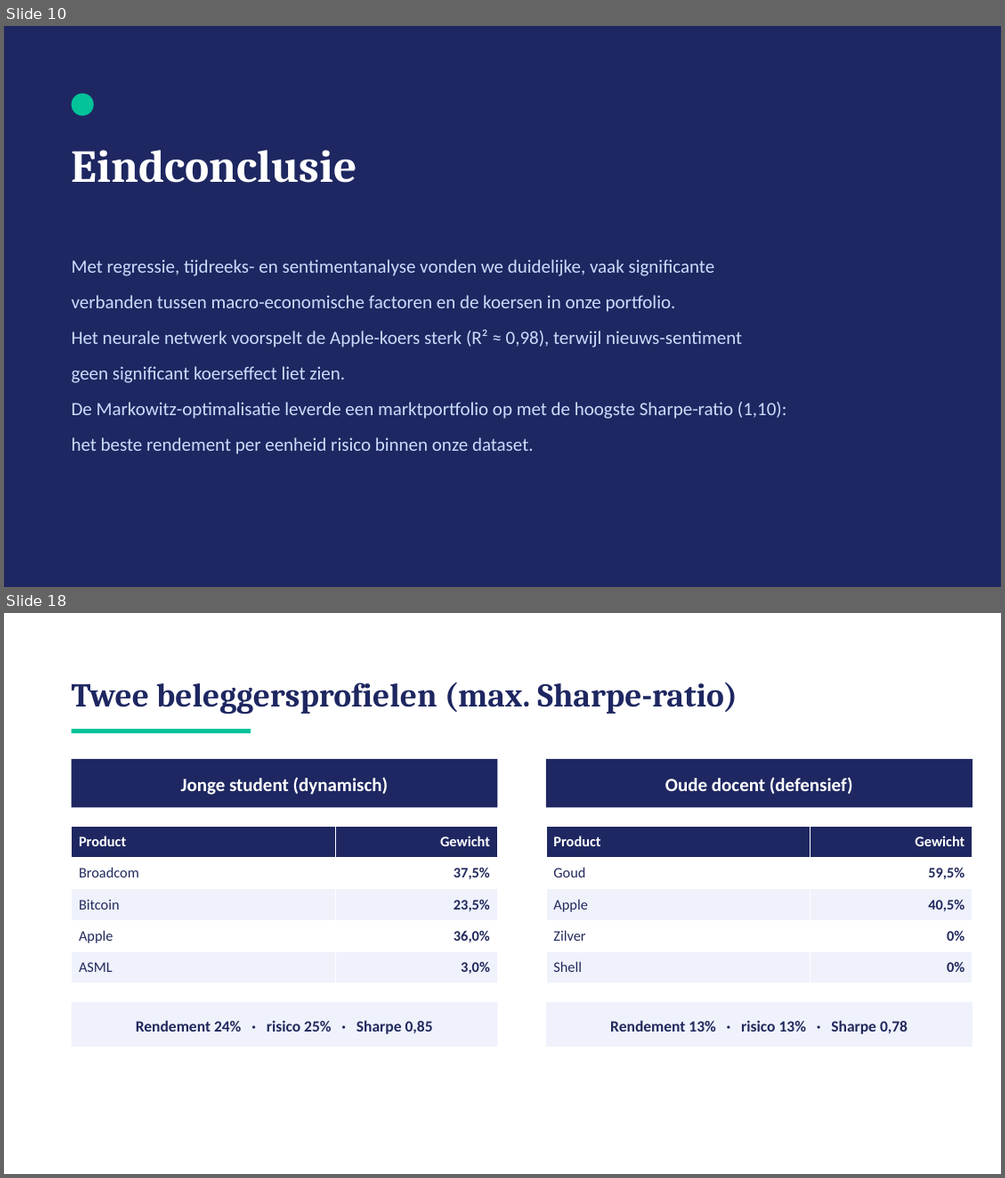
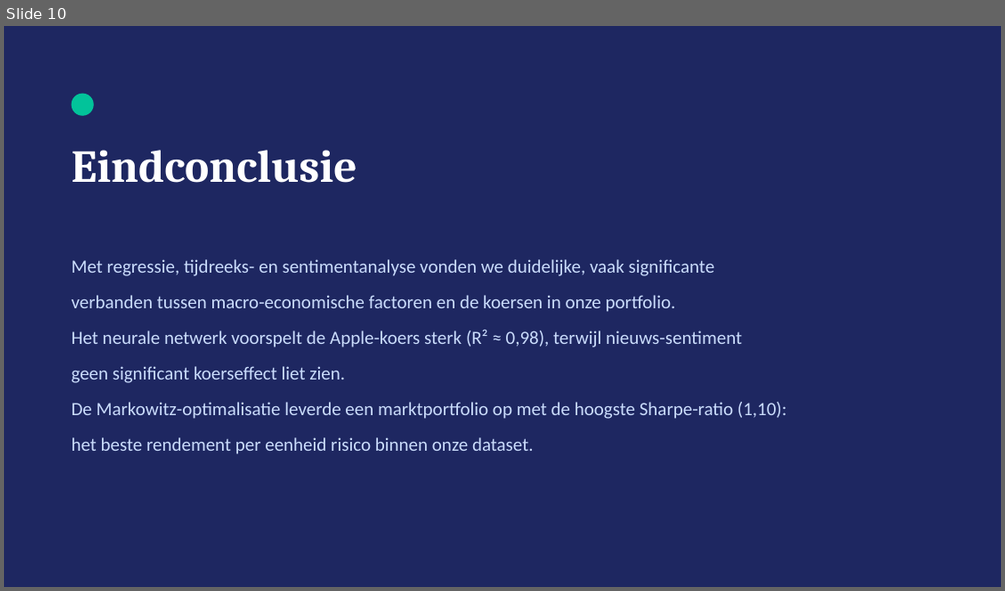
Before and after one commit to michaelraykuster-spec/Werkplaats-2-opdracht-Groep-3, a slide deck: Werkplaats2_Groep3_Eindpresentatie.pptx. Shown one above the other, each under a label of ours: slides 10 and 18 before the commit, slide 10 after it; the slides between them are not shown. The pictures are 1005x1178 and 1005x591 pixels, drawn with LibreOffice and Linux fonts; fonts in the diff are those of the drawing. Boxes give left, top, right and bottom in pixels: in the first picture for what was removed or moved away, otherwise in the second. Text is boxed around its words. In the diff, an @@ line names an element or a change of style, - is before the commit and + after.

```diff
--- a/Werkplaats2_Groep3_Eindpresentatie.pptx
+++ b/Werkplaats2_Groep3_Eindpresentatie.pptx
@@ slide 18 removed at box(4, 613, 1001, 1174), background #FFFFFF @@
@@ text removed at box(72, 682, 737, 714) @@
-Twee beleggersprofielen (max. Sharpe-ratio)
@@ rectangle removed at box(72, 729, 251, 733) @@
@@ rectangle removed at box(72, 759, 498, 807) @@
@@ rectangle removed at box(546, 759, 972, 807) @@
@@ text removed at box(181, 777, 388, 795) @@
-Jonge student (dynamisch)
@@ text removed at box(665, 777, 853, 794) @@
-Oude docent (defensief)
@@ table removed at box(72, 826, 498, 983), 5 rows, 2 columns @@
-Product | Gewicht
-Broadcom | 37,5%
-Bitcoin | 23,5%
-Apple | 36,0%
-ASML | 3,0%
@@ table removed at box(546, 826, 972, 983), 5 rows, 2 columns @@
-Product | Gewicht
-Goud | 59,5%
-Apple | 40,5%
-Zilver | 0%
-Shell | 0%
@@ rectangle removed at box(72, 1002, 498, 1046) @@
@@ rectangle removed at box(546, 1002, 972, 1046) @@
@@ text removed at box(136, 1020, 433, 1034) @@
-Rendement 24% · risico 25% · Sharpe 0,85
@@ text removed at box(610, 1020, 907, 1034) @@
-Rendement 13% · risico 13% · Sharpe 0,78
```
Also in this commit, not shown: 9 other slides removed.
